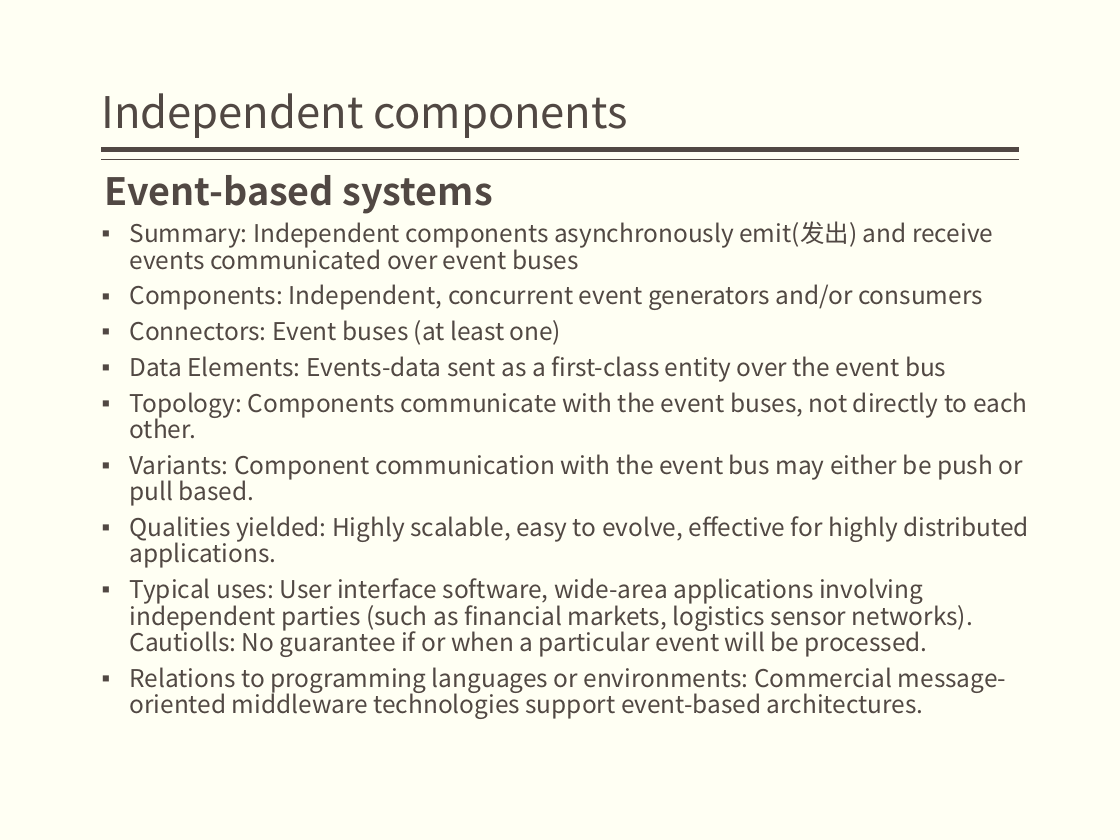
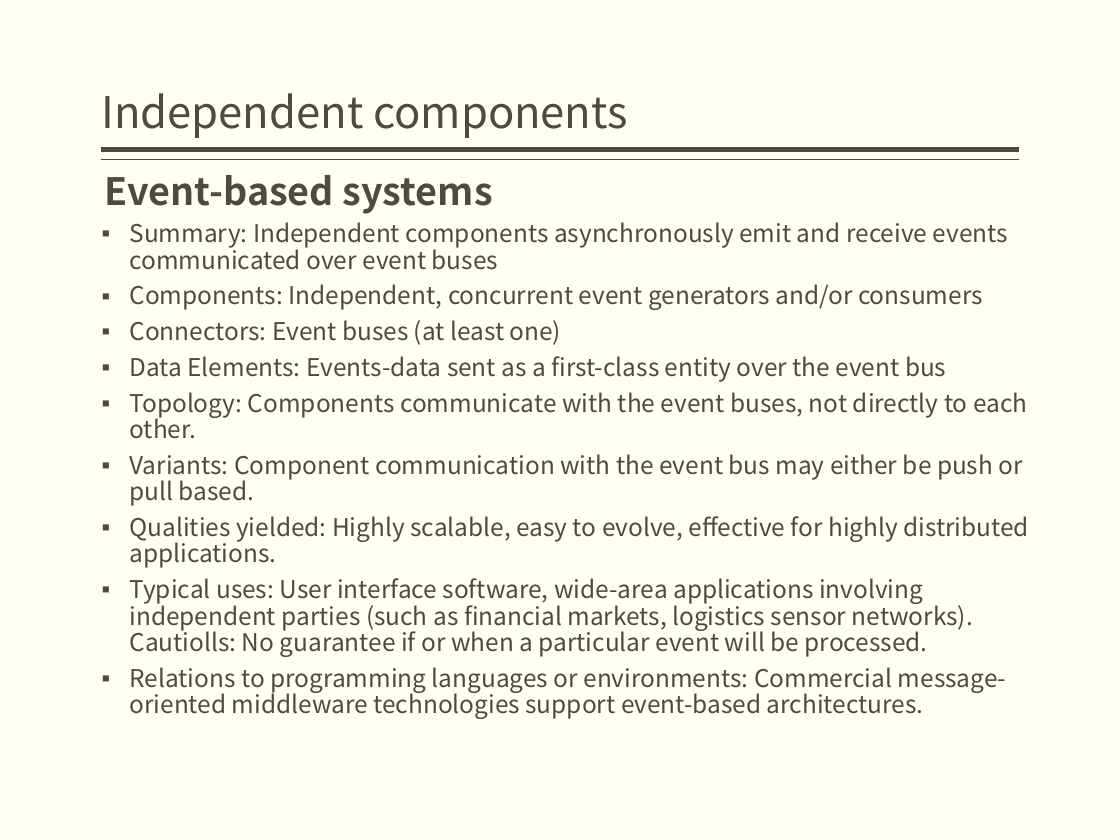
Before and after one commit to bonkboykz/jz81.github.io, a slide deck: slide 15 of course/sa/LectureNotes/(Spring2018)Lecture3.pptx. Drawn at 1120x840 pixels with LibreOffice and Linux fonts; fonts in the diff are those of the drawing. Boxes give left, top, right and bottom in pixels: in the first picture for what was removed or moved away, otherwise in the second. Text is boxed around its words. In the diff, an @@ line names an element or a change of style, - is before the commit and + after.

Commit message:
revise

```diff
--- a/course/sa/LectureNotes/(Spring2018)Lecture3.pptx
+++ b/course/sa/LectureNotes/(Spring2018)Lecture3.pptx
@@ text at (130,222,1008,270): text changed @@
-▪ Summary: Independent components asynchronously emit(发出) and receive events communicated over event buses
+▪ Summary: Independent components asynchronously emit and receive events communicated over event buses
```
